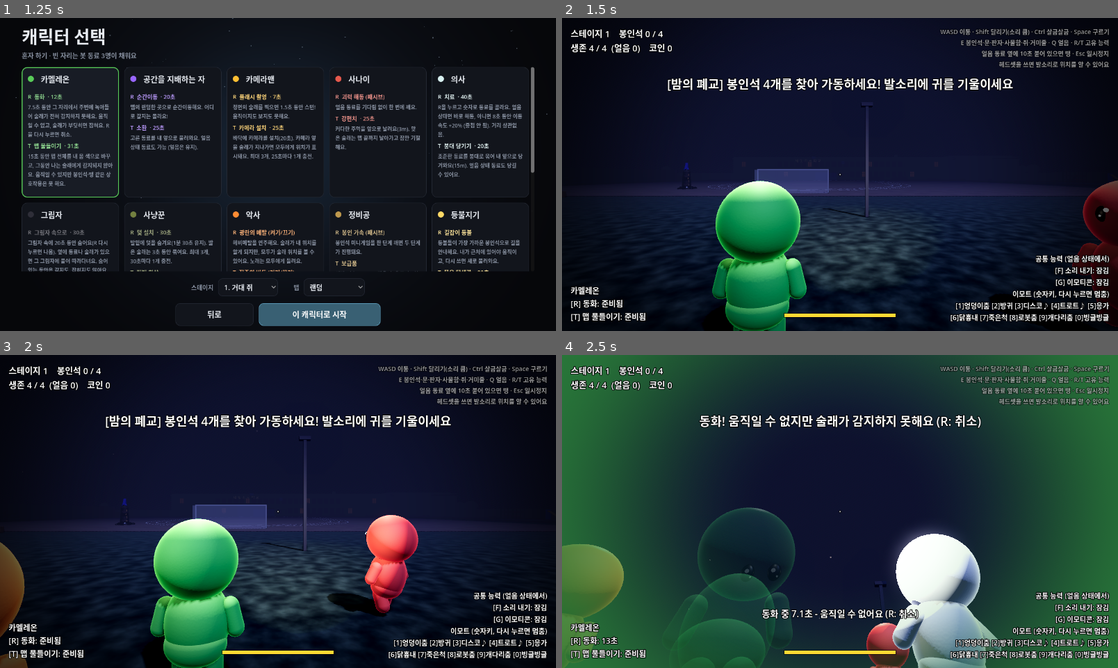
Above: before the commit, frames 1-4 (two rows, left to right).
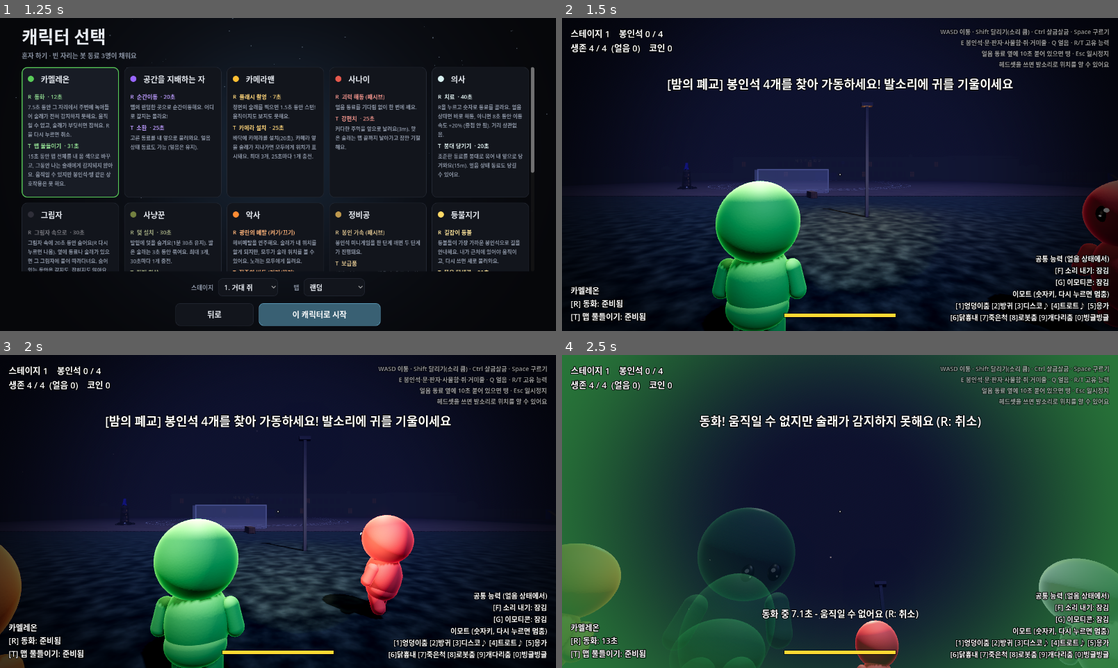
Above: after the commit, the same moments.

Repository: jinhwanai-spec/icebang
Game: Godot game, scene res://scenes/menu.tscn
Two runs of this game, one before a commit and one after it. Both use one fixed random seed, a clock stepped at 60 frames per second and the inputs below.
Inputs (mouse positions are in pixels of both pictures, inside the frame that each line leads up to):
- Up to frame 1 (1.25 s): click "혼자 하기" at 0.5 s
- Up to frame 2 (1.5 s): click "이 캐릭터로 시작" at 1.25 s
- Up to frame 3 (2 s): no input
- Up to frame 4 (2.5 s): tap Enter at 2 s; move the mouse to (867, 511) at 2.02 s; hold W (move_forward) from 2.03 s (still down); hold R (ability_1) from 2.03 s (still down); click (867, 511) at 2.17 s

Frame 1 is identical in both runs. In frame 2, 0.2% of the frame differs, in the area x 44-100%, y 28-99%; in frame 3, 1.5%; in frame 4, 8.2%, in the area x 0-100%, y 55-100%.

Commit message:
야간 11: 교실 TV·천장 선풍기, 안쪽 창틀
- 교실 칠판 옆 높은 곳의 TV, 천장 선풍기 2대
- 학교 창문 안쪽에도 창틀(세로살·가로살)

Co-Authored-By: Claude Opus 5.5 <noreply@anthropic.com>
Claude-Session: https://claude.ai/code/session_0199zbgPCRwFeeZZPHPzu7ph

Diff:
--- a/scripts/building_kit.gd
+++ b/scripts/building_kit.gd
@@ -1379,6 +1379,17 @@
 	for j in 5:
 		decal(bb - board_n * 0.03 + (Vector3(0, rng.randf_range(-0.2, 0.2), -1.5 + j * 0.75) if along_x else Vector3(-1.5 + j * 0.75, rng.randf_range(-0.2, 0.2), 0)), -board_n, 0.5, "papers")
 	_curtains(room, y, ws)
+	# 칠판 옆 높은 곳의 TV + 천장 선풍기 2대 (날개 각도 제각각)
+	var tvp := front + Vector3.UP * 2.55 + board_n * 0.3 + (Vector3(0, 0, -width * 0.42) if along_x else Vector3(-width * 0.42, 0, 0))
+	_yawbox(tvp, Vector3(0.9, 0.55, 0.12), yaw, Color(0.06, 0.06, 0.07), false)
+	_yawbox(tvp + Vector3.UP * 0.32, Vector3(0.2, 0.1, 0.3), yaw, Color(0.3, 0.3, 0.32), false, "metal")
+	for fi in 2:
+		var fc := Vector3(inner.get_center().x, y + room_h - 0.05, inner.get_center().y) + (Vector3(depth * (fi - 0.5) * 0.45, 0, 0) if along_x else Vector3(0, 0, depth * (fi - 0.5) * 0.45))
+		part(fc + Vector3.DOWN * 0.25, Vector3(0.04, 0.5, 0.04), Color(0.85, 0.85, 0.82), "metal")
+		part(fc + Vector3.DOWN * 0.52, Vector3(0.22, 0.1, 0.22), Color(0.88, 0.88, 0.86), "trim")
+		var spin := rng.randf() * TAU
+		for bl in 3:
+			part(fc + Vector3.DOWN * 0.55 + Vector3(cos(spin + bl * TAU / 3.0), 0, sin(spin + bl * TAU / 3.0)) * 0.42, Vector3(0.7, 0.02, 0.14), Color(0.85, 0.85, 0.83), "trim", false, -(spin + bl * TAU / 3.0))
 	if rng.randf() < 0.5:
 		_yawbox(Vector3(inner.end.x - 0.8, y + 0.3, inner.position.y + 0.8) if along_x else Vector3(inner.position.x + 0.8, y + 0.3, inner.end.y - 0.8), Vector3(0.4, 0.6, 0.4), 0.0, Color(0.2, 0.3, 0.55), true, "metal")  # 쓰레기통
 
--- a/scripts/school_builder.gd
+++ b/scripts/school_builder.gd
@@ -203,6 +203,9 @@
 				# 안쪽 창턱
 				var fi := gc - n * (BuildingKit.WALL_T * 0.5)
 				_bx("trim", fi + Vector3.UP * -1.0 - n * 0.08, tt, -n, Vector3(1.7, 0.05, 0.18), Color(0.75, 0.72, 0.65))
+				# 안쪽 창틀 (가운데 세로살 + 가로살)
+				_bx("trim", fi - n * 0.03, tt, -n, Vector3(0.06, 2.0, 0.05), Color(0.55, 0.55, 0.52))
+				_bx("trim", fi - n * 0.03 + Vector3.UP * 0.35, tt, -n, Vector3(1.6, 0.05, 0.05), Color(0.55, 0.55, 0.52))
 				if rng.randf() < 0.12:
 					_moon_shaft(gc, -n)
 				# 바깥벽 빗물 자국 (창턱 아래로 흘러내린 얼룩)
